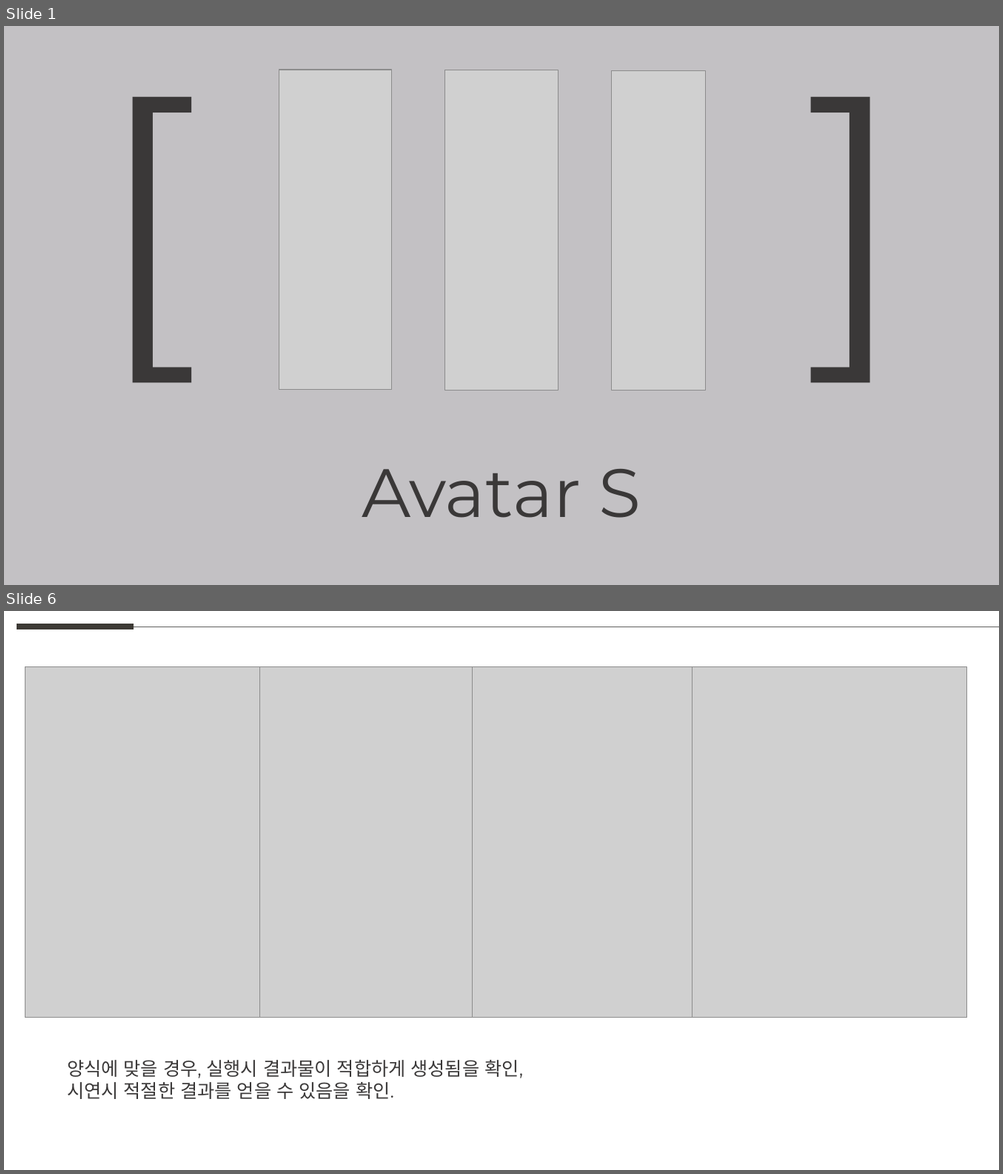
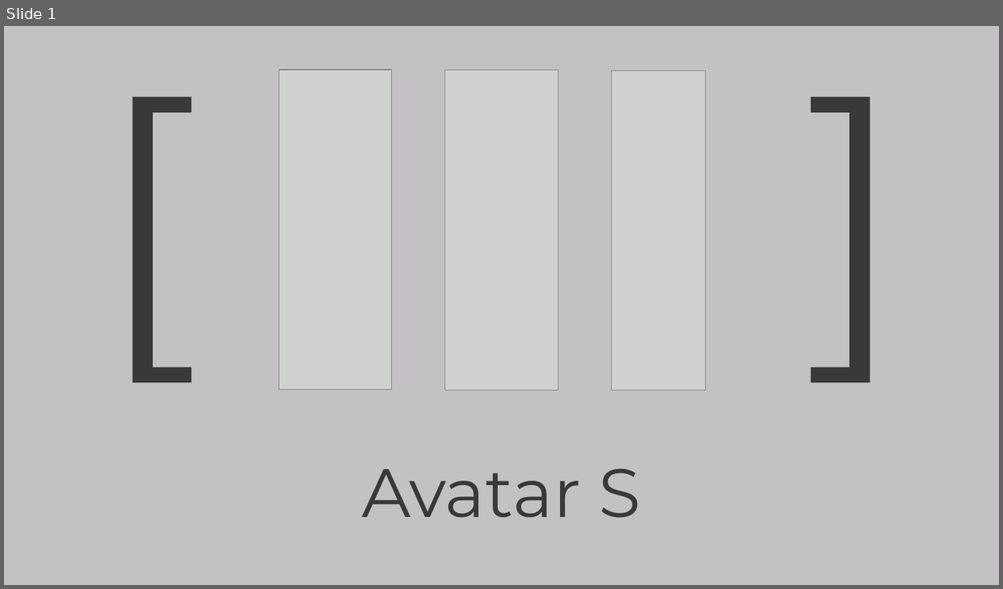
Before and after one commit to weaknessHero/Project_AvatarS, a slide deck: 발표자료/업데이트/LJHPPT.pptx. Shown one above the other, each under a label of ours: slides 1 and 6 before the commit, slide 1 after it; the slides between them are not shown. The pictures are 1003x1174 and 1003x589 pixels, drawn with LibreOffice and Linux fonts; fonts in the diff are those of the drawing; grey boxes stand for pictures. Boxes give left, top, right and bottom in pixels: in the first picture for what was removed or moved away, otherwise in the second. Text is boxed around its words. In the diff, an @@ line names an element or a change of style, - is before the commit and + after.

```diff
--- a/발표자료/업데이트/LJHPPT.pptx
+++ b/발표자료/업데이트/LJHPPT.pptx
@@ slide 6 removed at bbox=[4, 611, 999, 1170], background #FFFFFF @@
@@ line removed from (17, 627) to (134, 627) @@
@@ line removed from (134, 627) to (999, 627) @@
@@ picture removed at bbox=[25, 667, 294, 1019] @@
@@ picture removed at bbox=[259, 667, 523, 1019] @@
@@ picture removed at bbox=[472, 667, 720, 1019] @@
@@ picture removed at bbox=[692, 667, 967, 1019] @@
@@ text removed at bbox=[67, 1060, 523, 1099] @@
-양식에 맞을 경우, 실행시 결과물이 적합하게 생성됨을 확인,
-시연시 적절한 결과를 얻을 수 있음을 확인.
```
Also in this commit, not shown: 3 slides added, 4 other slides removed.
